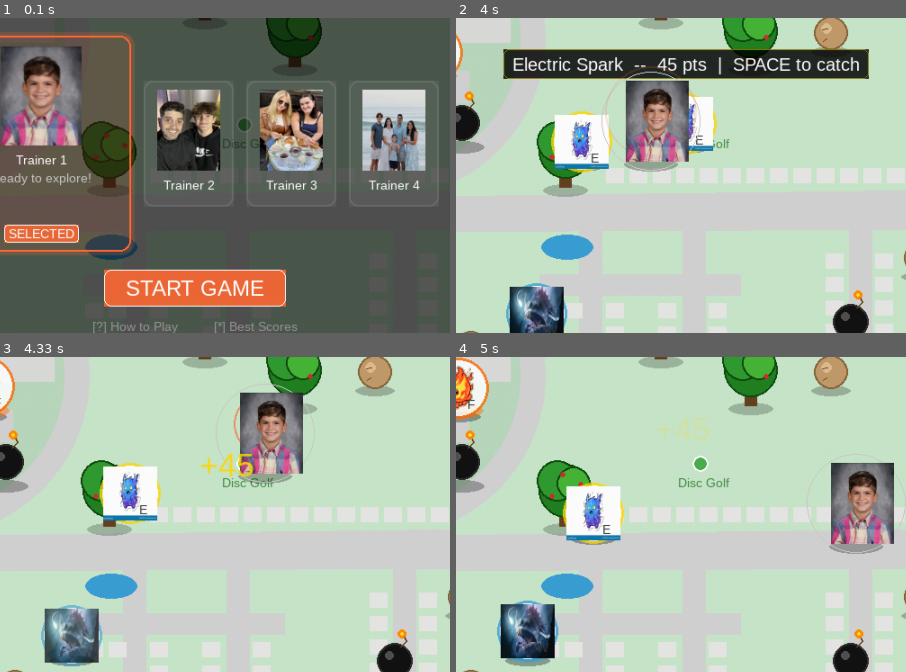
Above: before the commit, frames 1-4 (two rows, left to right).
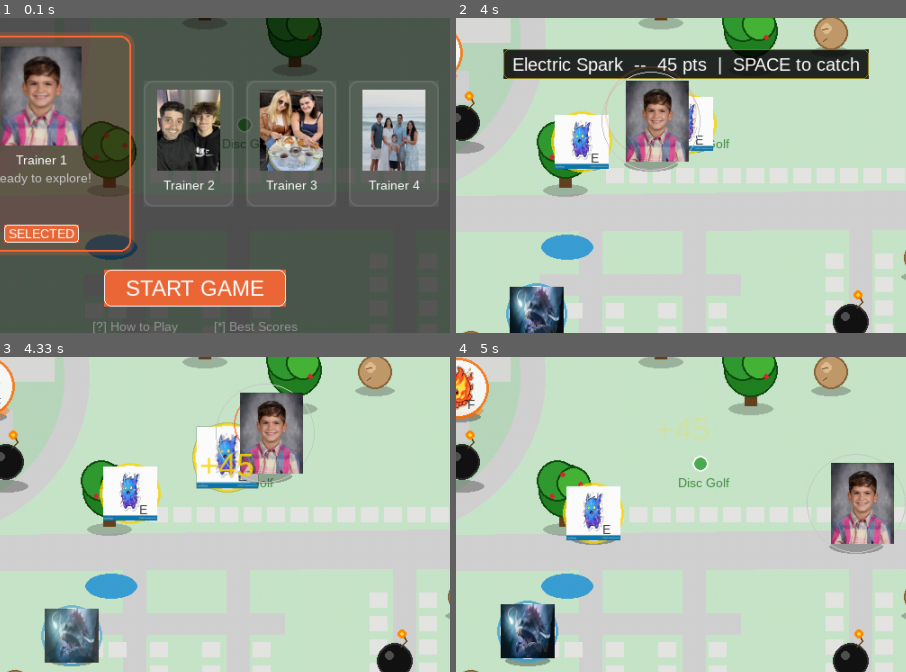
Above: after the commit, the same moments.

Repository: Carlos3652/geocatch
Game: pygame game, started from geocatch_pygame.py
Same seed, same stepped clock (60 frames per second), same inputs: the game is played once before the commit and once after it.
Inputs:
- Up to frame 1 (0.1 s): no input
- Up to frame 2 (4 s): click "START GAME" at 0.38 s; tap Space at 0.67, 1.07, 1.37, 1.62, 1.95, 2.25, 2.45, 2.75, 3.02, 3.35, 3.65, 3.78 s; hold Right 1-1.47 s; hold Up 1.55-1.85 s; hold Right 1.88-2.35 s; hold Left 2.38-2.92 s; hold Down 2.95-3.25 s; hold Left 3.28-3.68 s; hold Up from 3.72 s (still down)
- Up to frame 3 (4.33 s): release Up at 4.08 s; hold Right from 4.12 s (still down); tap Space at 4.18 s
- Up to frame 4 (5 s): tap Space at 4.48, 4.85 s; release Right at 4.75 s; hold Down from 4.78 s (still down)
The pictures show only the part of the screen within x 28-78%, y 19-69%; the shares and areas given below are measured in that part.

Frames 1-2 are identical in both runs. In frame 3, 2.1% of the frame differs, in the area x 42-58%, y 20-44%; in frame 4, nothing differs.

Commit message:
Implement catch expand-implode animation with easing
Replace the simple 150ms shrink-to-zero catch animation with a
two-phase expand-implode effect: 80ms ease-out scale-up to 1.4x
followed by 160ms ease-in scale-down to zero, for a satisfying
catch feel. Add unit tests for the animation curve.

Co-Authored-By: Claude Opus 4.6 <noreply@anthropic.com>

Diff:
--- a/geocatch_pygame.py
+++ b/geocatch_pygame.py
@@ -767,11 +767,12 @@
                             float_texts.append(_make_float_text(f"+{pts}", c["x"], c["y"], SCORE_GOLD))
                             # #14: Update cumulative stats
                             _stats["total_catches"][caught["name"]] = _stats["total_catches"].get(caught["name"], 0) + 1
-                            # #6: Catch pop animation instead of instant removal
+                            # #6: Catch expand-implode animation
                             catch_animations.append({
                                 "x": c["x"], "y": c["y"],
                                 "image_key": caught["image_key"],
-                                "timer": 0.15,
+                                "timer": 0.24,
+                                "max_timer": 0.24,
                                 "bob": c.get("_bob", 0),
                             })
                             _play(_snd_catch)  # #1
@@ -1324,9 +1325,22 @@
             else:
                 pygame.draw.circle(screen, WHITE, (_cx, _cy + bob), 25)
 
-        # #6: Draw catch pop animations
+        # #6: Draw catch expand-implode animations
         for ca in catch_animations:
-            scale = ca["timer"] / 0.15
+            elapsed = ca["max_timer"] - ca["timer"]
+            expand_dur = 0.08   # 80ms expand phase
+            total_dur = ca["max_timer"]  # 240ms total
+            if elapsed < expand_dur:
+                # Expand phase: scale 1.0 -> 1.4 with ease-out
+                t = elapsed / expand_dur
+                ease_t = 1.0 - (1.0 - t) ** 2  # ease-out quadratic
+                scale = 1.0 + 0.4 * ease_t
+            else:
+                # Implode phase: scale 1.4 -> 0 with ease-in
+                t = (elapsed - expand_dur) / (total_dur - expand_dur)
+                t = min(t, 1.0)
+                ease_t = t * t  # ease-in quadratic
+                scale = 1.4 * (1.0 - ease_t)
             if scale > 0:
                 size = max(1, int(_STICKER_SIZE * scale))
                 _stk = _sticker_surfs.get(ca["image_key"])
--- /dev/null
+++ b/test_catch_animation.py
@@ -0,0 +1,116 @@
+"""Tests for catch expand-implode animation logic."""
+import math
+
+
+def compute_catch_scale(elapsed, max_timer=0.24, expand_dur=0.08):
+    """Reproduce the catch animation scale calculation from geocatch_pygame.py."""
+    total_dur = max_timer
+    if elapsed < expand_dur:
+        # Expand phase: scale 1.0 -> 1.4 with ease-out
+        t = elapsed / expand_dur
+        ease_t = 1.0 - (1.0 - t) ** 2
+        scale = 1.0 + 0.4 * ease_t
+    else:
+        # Implode phase: scale 1.4 -> 0 with ease-in
+        t = (elapsed - expand_dur) / (total_dur - expand_dur)
+        t = min(t, 1.0)
+        ease_t = t * t
+        scale = 1.4 * (1.0 - ease_t)
+    return scale
+
+
+class TestCatchAnimation:
+    """Test the expand-implode catch animation curve."""
+
+    def test_starts_at_scale_1(self):
+        """At t=0, scale should be 1.0 (original size)."""
+        assert compute_catch_scale(0.0) == 1.0
+
+    def test_expands_to_1_4_at_80ms(self):
+        """At end of expand phase (80ms), scale should reach 1.4."""
+        scale = compute_catch_scale(0.08)
+        assert abs(scale - 1.4) < 0.01
+
+    def test_implodes_to_zero_at_240ms(self):
+        """At end of animation (240ms), scale should be 0."""
+        scale = compute_catch_scale(0.24)
+        assert abs(scale - 0.0) < 0.01
+
+    def test_expand_phase_monotonically_increases(self):
+        """During expand phase (0-80ms), scale should only increase."""
+        prev = 0.0
+        for i in range(0, 81):
+            elapsed = i / 1000.0
+            s = compute_catch_scale(elapsed)
+            assert s >= prev, f"Scale decreased at {elapsed}s: {prev} -> {s}"
+            prev = s
+
+    def test_implode_phase_monotonically_decreases(self):
+        """During implode phase (80-240ms), scale should only decrease."""
+        prev = float("inf")
+        for i in range(80, 241):
+            elapsed = i / 1000.0
+            s = compute_catch_scale(elapsed)
+            assert s <= prev, f"Scale increased at {elapsed}s: {prev} -> {s}"
+            prev = s
+
+    def test_scale_always_non_negative(self):
+        """Scale should never go negative."""
+        for i in range(0, 250):
+            elapsed = i / 1000.0
+            s = compute_catch_scale(elapsed)
+            assert s >= 0.0, f"Negative scale at {elapsed}s: {s}"
+
+    def test_peak_scale_is_at_transition(self):
+        """Peak scale should be at the expand->implode boundary (80ms)."""
+        peak = 0.0
+        peak_t = 0.0
+        for i in range(0, 241):
+            elapsed = i / 1000.0
+            s = compute_catch_scale(elapsed)
+            if s > peak:
+                peak = s
+                peak_t = elapsed
+        assert abs(peak_t - 0.08) < 0.001
+        assert abs(peak - 1.4) < 0.01
+
+    def test_expand_ease_out_curve(self):
+        """Expand phase should decelerate (ease-out): midpoint > linear midpoint."""
+        mid = compute_catch_scale(0.04)
+        # Linear midpoint would be 1.2; ease-out should be above that
+        assert mid > 1.2, f"Ease-out at midpoint should be > 1.2, got {mid}"
+
+    def test_implode_ease_in_curve(self):
+        """Implode phase should accelerate (ease-in): midpoint > linear midpoint."""
+        mid = compute_catch_scale(0.16)  # midpoint of implode (80ms + 80ms)
+        # Linear midpoint would be 0.7; ease-in should be above that (slower start)
+        assert mid > 0.7, f"Ease-in at midpoint should be > 0.7, got {mid}"
+
+    def test_animation_dict_structure(self):
+        """Validate the expected animation dict fields."""
+        anim = {
+            "x": 100, "y": 200,
+            "image_key": "fire_drake",
+            "timer": 0.24,
+            "max_timer": 0.24,
+            "bob": 3,
+        }
+        assert anim["timer"] == 0.24
+        assert anim["max_timer"] == 0.24
+        elapsed = anim["max_timer"] - anim["timer"]
+        assert elapsed == 0.0
+
+    def test_timer_decay_produces_correct_elapsed(self):
+        """Simulating timer decay with dt should produce correct elapsed times."""
+        timer = 0.24
+        max_timer = 0.24
+        dt = 0.016  # ~60fps
+        steps = 0
+        while timer > 0:
+            elapsed = max_timer - timer
+            scale = compute_catch_scale(elapsed)
+            assert scale >= 0.0
+            timer -= dt
+            steps += 1
+        assert steps > 0
+        assert steps == 15  # 0.24 / 0.016 = 15 steps
